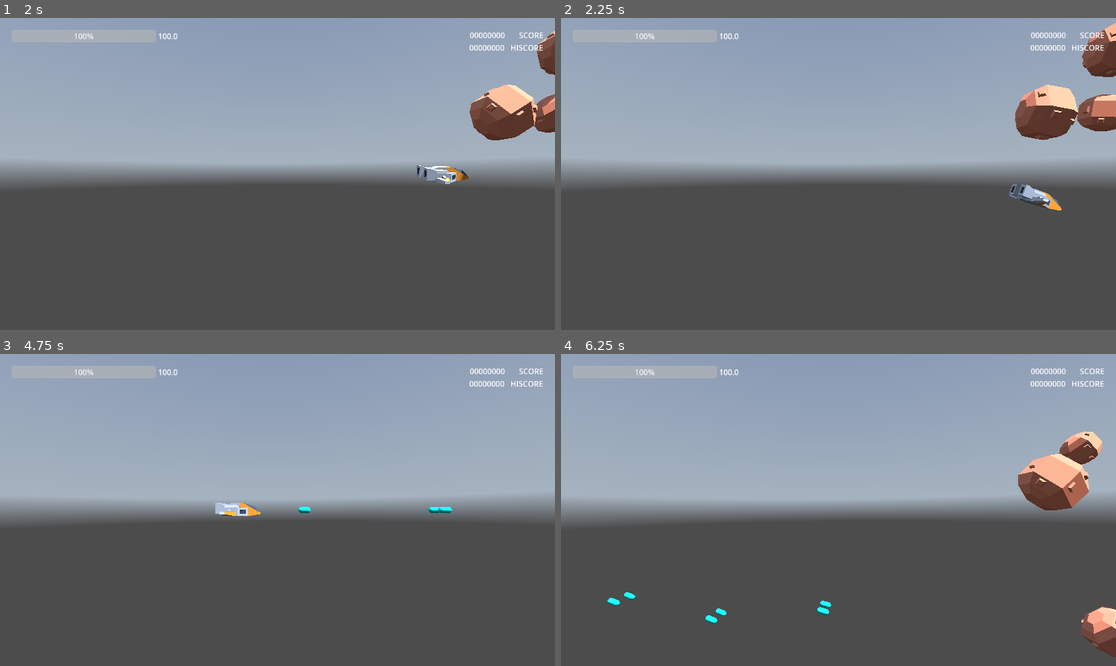
Above: before the commit, frames 1-4 (two rows, left to right).
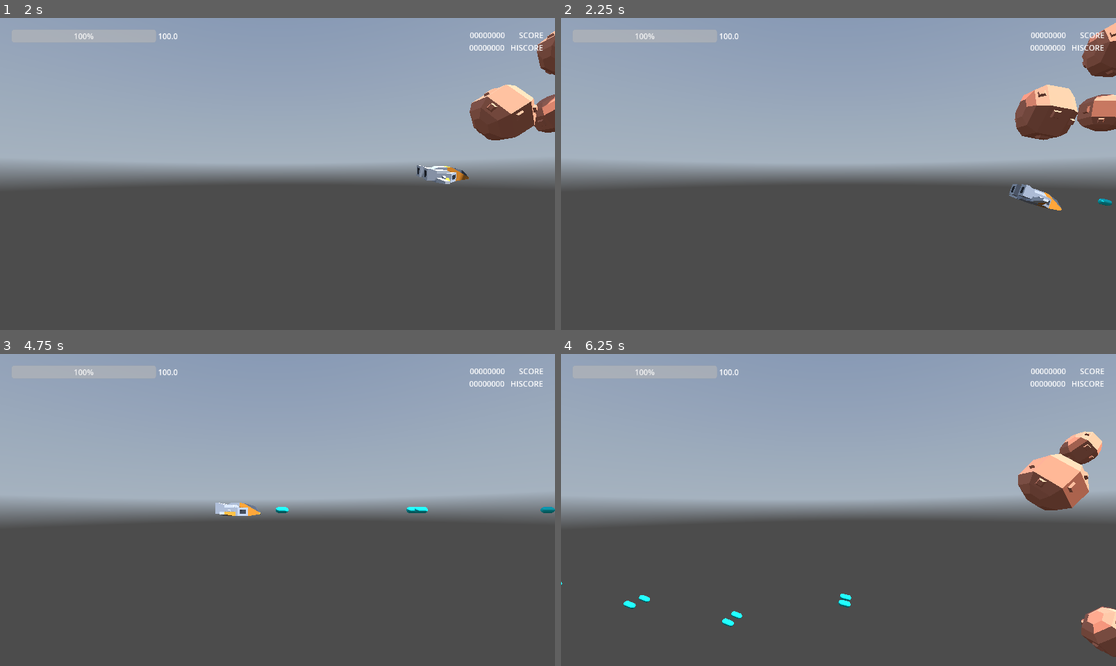
Above: after the commit, the same moments.

Repository: thomz2/smd-space-shooter
Game: Godot game, scene res://scenes/screens/main_menu.tscn
Two runs of this game, one before a commit and one after it. Both use one fixed random seed, a clock stepped at 60 frames per second and the inputs below. A sky picture missing from this copy of the repository is replaced by a grey-blue gradient.
Inputs (mouse positions are in pixels of both pictures, inside the frame that each line leads up to):
- Up to frame 1 (2 s): click "PLAY" at 0.5 s; tap Enter at 1.25 s; move the mouse to (399, 158) at 1.27 s; hold Right (ui_right) from 1.28 s (still down); hold Z (shoot) from 1.28 s (still down); tap X (dodge) at 1.35 s
- Up to frame 2 (2.25 s): move the mouse to (727, 189) at 2.02 s; release Right (ui_right) at 2.03 s; release Z (shoot) at 2.03 s; hold Down (ui_down) from 2.03 s (still down); tap Z (shoot) at 2.1 s
- Up to frame 3 (4.75 s): tap X (dodge) at 2.3, 2.85, 3.8 s; move the mouse to (333, 441) at 2.77 s; release Down (ui_down) at 2.78 s; hold Right (ui_right) 2.78-3.53 s; hold Z (shoot) 2.78-3.53 s; move the mouse to (249, 572) at 3.52 s; hold Up (ui_up) 3.53-4.28 s; tap Z (shoot) at 3.6 s; move the mouse to (444, 556) at 4.27 s; hold Left (ui_left) from 4.28 s (still down); hold Z (shoot) from 4.28 s (still down); tap R at 4.35 s
- Up to frame 4 (6.25 s): move the mouse to (672, 463) at 5.02 s; release Z (shoot) at 5.03 s; tap X (dodge) at 5.1 s; move the mouse to (866, 510) at 5.77 s; release Left (ui_left) at 5.78 s; hold Down (ui_down) from 5.78 s (still down); hold Z (shoot) from 5.78 s (still down)

Frame 1 is identical in both runs. In frame 2, less than 0.1% of the frame differs, in the area x 96-100%, y 57-61%; in frame 3, 0.3%; in frame 4, 0.5%, in the area x 0-53%, y 73-88%.

Commit message:
player shot is now component

Diff:
--- a/scenes/player/player.gd
+++ b/scenes/player/player.gd
@@ -33,9 +33,6 @@
 ## The game over popup.
 var packed_game_over : PackedScene = preload("res://scenes/screens/game_over_popup.tscn")
 
-@export var fire_rate = 0.09
-var can_shoot : bool = true
-
 @onready var model = $Model
 @onready var reflector = $PlayerBulletReflectorArea3D
 
@@ -44,27 +41,11 @@
 
 	health_changed.connect(_on_health_changed)
 
-	var shoot_timer = Timer.new()
-	shoot_timer.one_shot = true
-	shoot_timer.wait_time = fire_rate
-	shoot_timer.name = "ShootTimer"
-	add_child(shoot_timer)
-	shoot_timer.timeout.connect(_on_shoot_timer_timeout)
 
-func _on_shoot_timer_timeout() -> void:
-	can_shoot = true
 
 func _on_health_changed(_amount) -> void:
 	invincibility_timer = 1.0
 	$CollisionSFX.play()
-
-func shoot_bullet() -> void:
-	$ShootinSFX.play()
-	var bullet : Bullet3D = packed_bullet.instantiate()
-	get_tree().current_scene.add_child(bullet)
-	bullet.global_position = self.global_position
-	bullet.rotate_x(self.rotation.x)
-	#bullet.global_rotation = self.global_rotation
 
 func dodge() -> void:
 	$DodgingSFX.play()
@@ -105,12 +86,6 @@
 	# rotation effect for the model
 	rotation_degrees.x = clamp(velocity.y * 2, -30, 30)
 
-	#if Input.is_action_just_pressed("shoot"):
-	if Input.is_action_pressed("shoot") and can_shoot and dodge_timer <= 0:
-		shoot_bullet()
-		can_shoot = false
-		$ShootTimer.start()
-
 	if invincibility_timer >= 0:
 		is_invincible = true
 		invincibility_timer -= delta
--- a/scenes/player/player.tscn
+++ b/scenes/player/player.tscn
@@ -3,9 +3,9 @@
 [ext_resource type="Script" path="res://scenes/player/player.gd" id="1_tl27y"]
 [ext_resource type="ArrayMesh" uid="uid://pou5tpidnnbv" path="res://assets/kenney_spaceships/craft_speederC.obj" id="2_bktko"]
 [ext_resource type="PackedScene" uid="uid://cq3pg2mk2yn72" path="res://scenes/player/player_bullet.tscn" id="2_odxub"]
+[ext_resource type="Script" path="res://scenes/player/shot/player_shot_component.gd" id="3_qqrqd"]
 [ext_resource type="Script" path="res://scenes/player/player_reflector_area.gd" id="4_p5ua8"]
 [ext_resource type="PackedScene" uid="uid://7wauwjgrekp3" path="res://scenes/player/heads_up_display.tscn" id="5_d8vqi"]
-[ext_resource type="AudioStream" uid="uid://7lri4q7ovoiw" path="res://assets/SFX/421704__bolkmar__sfx-laser-shoot-02.wav" id="6_cwonh"]
 [ext_resource type="AudioStream" uid="uid://bsfg356yv2rq2" path="res://assets/SFX/dodgeSFX.wav" id="7_xi4m2"]
 [ext_resource type="AudioStream" uid="uid://b0lg1i4w7c6p1" path="res://assets/SFX/collision.ogg" id="8_5vhk2"]
 [ext_resource type="Texture2D" uid="uid://c4wcge8jw5keh" path="res://assets/icons8/icons8-hexagon-96.png" id="9_hnebt"]
@@ -72,6 +72,10 @@
 packed_bullet = ExtResource("2_odxub")
 max_health = 100.0
 
+[node name="PlayerShotComponent" type="Node3D" parent="."]
+script = ExtResource("3_qqrqd")
+packed_bullet = ExtResource("2_odxub")
+
 [node name="Model" type="MeshInstance3D" parent="."]
 transform = Transform3D(-1, 0, -8.74228e-08, 0, 1, 0, 8.74228e-08, 0, -1, 0, -0.276724, 0)
 mesh = ExtResource("2_bktko")
@@ -93,10 +97,6 @@
 
 [node name="HeadsUpDisplay" parent="." instance=ExtResource("5_d8vqi")]
 
-[node name="ShootinSFX" type="AudioStreamPlayer3D" parent="."]
-stream = ExtResource("6_cwonh")
-volume_db = -10.0
-
 [node name="DodgingSFX" type="AudioStreamPlayer3D" parent="."]
 stream = ExtResource("7_xi4m2")
 volume_db = 10.0
--- /dev/null
+++ b/scenes/player/shot/player_shot_component.gd
@@ -0,0 +1,51 @@
+class_name PlayerShotComponent
+extends Node3D
+
+@export var is_player_controlled : bool = true
+
+@export var packed_bullet : PackedScene
+
+@export var fire_rate : float = 0.1
+var fire_timer : float = 0.0
+
+@onready var parent = get_parent()
+
+
+
+
+func can_shoot() -> bool:
+	if fire_timer > 0: return false
+
+	if parent is Player:
+		if parent.dodge_timer > 0 || parent.health <= 0: return false
+
+	return true
+
+
+func shoot() -> void:
+	if not packed_bullet: printerr("No bullet to shoot!")
+	var bullet : Bullet3D = packed_bullet.instantiate()
+	get_tree().current_scene.add_child(bullet)
+
+	# place at this node's center
+	# TODO: place at shooting spot? use this node as a scene if we need multiple spots? hard code position offsets?
+	bullet.global_position = self.global_position
+	# rotate to face parent's facing
+	bullet.set_global_forwards((-parent.global_basis.z).normalized())
+
+	AudioManager.play_sfx("player_shot_1.wav")
+
+
+func _physics_process(delta: float) -> void:
+	_update_timer(delta)
+
+	if can_shoot():
+		var should_shoot := true
+		if is_player_controlled: should_shoot = Input.is_action_pressed("shoot")
+		if should_shoot:
+			shoot()
+			fire_timer += fire_rate
+
+
+func _update_timer(delta: float) -> void:
+	if (fire_timer > 0): fire_timer -= delta # simple timer as number
--- a/scenes/screens/main_menu.tscn
+++ b/scenes/screens/main_menu.tscn
@@ -74,10 +74,10 @@
 [node name="Player" parent="." instance=ExtResource("4_xj2e0")]
 transform = Transform3D(1, -0.000381115, 2.96913e-05, 0.00038112, 1, -0.000210366, -2.96313e-05, 0.000210374, 1, -1.85822, 0.296225, 5.31365)
 
-[node name="HeadsUpDisplay" parent="Player" index="3"]
+[node name="HeadsUpDisplay" parent="Player" index="4"]
 visible = false
 
-[node name="ShootinSFX" parent="Player" index="4"]
+[node name="ShootinSFX" parent="Player" index="5"]
 visible = false
 volume_db = -50.0
 
--- a/scripts/combat/bullet_3d.gd
+++ b/scripts/combat/bullet_3d.gd
@@ -61,4 +61,7 @@
 	return (-global_basis.z).normalized()
 
 func set_global_forwards(forwards:Vector3) -> void:
-	look_at(global_position + forwards, Vector3.UP)
+	var up : Vector3 = Vector3.UP
+	## look_at doesn't work if forwards and up point the same direction
+	if forwards == Vector3.UP: up = Vector3.BACK
+	look_at(global_position + forwards, up)
Not shown, added: assets/SFX/player_shot_1.wav.import
Not shown, added: assets/SFX/player_shot_1.wav
